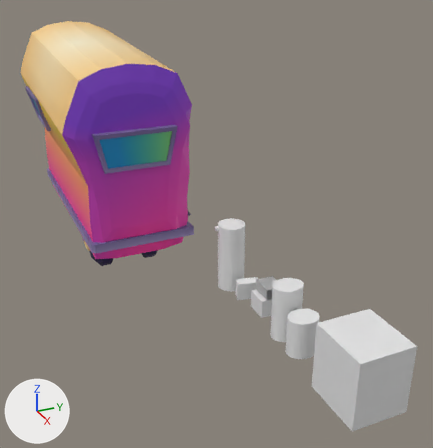
Renders of the Blender file 3_Blend_Files/StylizedMeshes.blend from each side of a commit.
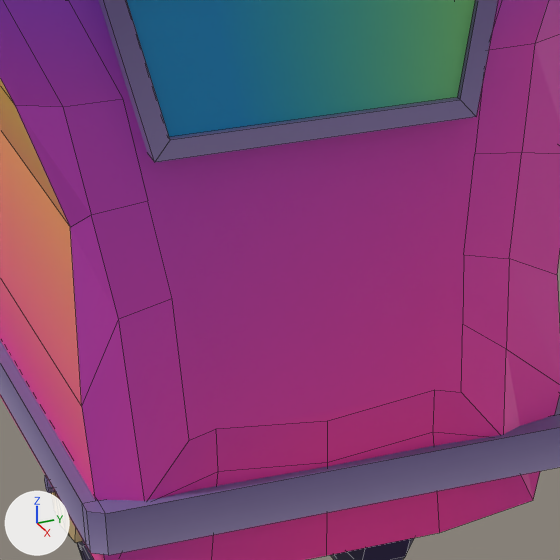
Each version is shown whole from a camera (50 mm lens) standing at (9.01, 0.1, 7.9) and looking at (-3.65, 5.79, 1.56), then close up on the part from 17% to 43% of the width and 31% to 57% of the height. Arrows for +X, +Y and +Z are at lower left; the lights stay in place. The last two pictures show the newer version. The close-ups show mesh edges as thin lines.

Names of what the first close-up shows: 'CaravanBody', 'RTyre', 'RearWindow', 'StructureSupport' and 2 more.
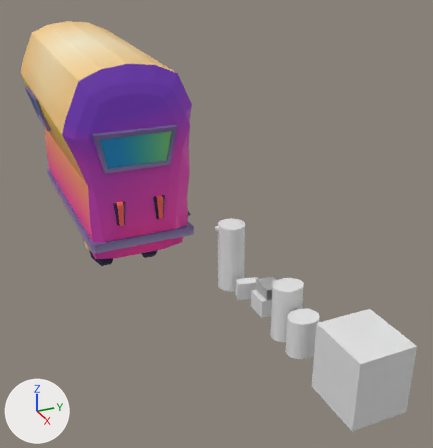
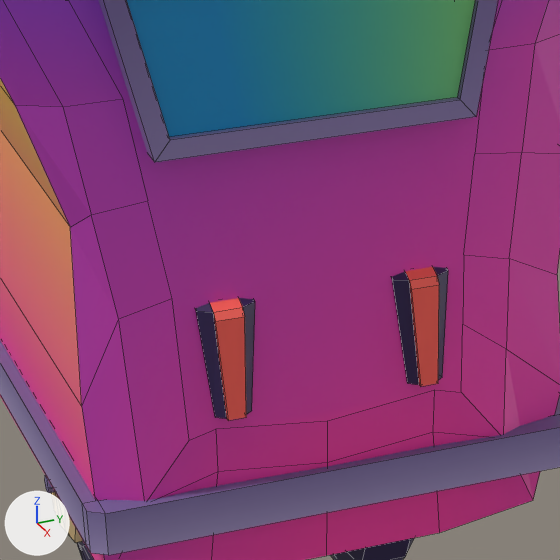
The change, as a list of edits to the scene's bpy script:
```text
Add img_atlasmap_png_002:
    img_atlasmap_png_002 = load_image('AtlasMap.png.002', '../AtlasMap.png', 2160, 2160, 'sRGB')
Add mat_material_002:
    mat_material_002 = principled_material('Material.002')
    mat_material_002.texture = img_atlasmap_png_002
Add me_cylinder_017:
    me_cylinder_017.from_pydata(...)  # 22 vertices, 18 faces; spans x -0.218..0.191, y -0.157..0.137, z -0.301..0.305
    me_cylinder_017.materials.append(mat_material_002)  # picture img_atlasmap_png_002
Add me_cylinder_016:
    me_cylinder_016.from_pydata(...)  # 22 vertices, 18 faces; spans x -0.218..0.191, y -0.157..0.137, z -0.301..0.305
    me_cylinder_016.materials.append(mat_material)  # picture img_atlasmap_png
Add ob_rlight:
    ob_rlight = bpy.data.objects.new('RLight', me_cylinder_017)
    ob_rlight.parent = ob_rearlight
    ob_rlight.matrix_parent_inverse = Matrix(((1.0, 0.0, 0.0, 4.104), (0.0, 1.0, 0.0, -3.941), (0.0, 0.0, 1.0, -2.062), (0.0, 0.0, 0.0, 1.0)))
    ob_rlight.location = (-4.207, 4.454, 2.102)
Add ob_rearlight:
    ob_rearlight = bpy.data.objects.new('RearLight', None)
    ob_rearlight.parent = ob_caravanbody
    ob_rearlight.matrix_parent_inverse = Matrix(((-0.00384, 0.0, 1.0, -3.875), (0.0, 0.616, 0.0, -2.417), (-0.337, 0.0, -0.0013, -2.43), (0.0, 0.0, 0.0, 1.0)))
    ob_rearlight.location = (-4.104, 3.941, 2.062)
Add ob_llight:
    ob_llight = bpy.data.objects.new('LLight', me_cylinder_016)
    ob_llight.parent = ob_rearlight
    ob_llight.matrix_parent_inverse = Matrix(((1.0, 0.0, 0.0, 4.104), (0.0, 1.0, 0.0, -3.941), (0.0, 0.0, 1.0, -2.062), (0.0, 0.0, 0.0, 1.0)))
    ob_llight.location = (-4.207, 3.453, 2.102)
```

Where the change shows, as pixel boxes [x1, y1, x2, y2] in the close-ups (560 x 560 px):
'LLight', added: after [195, 298, 255, 421]
'RLight', added: after [392, 267, 448, 386]
